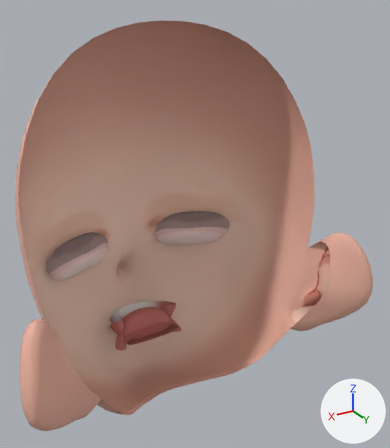
A saved change to the glTF model assets/face/face_X.glb.
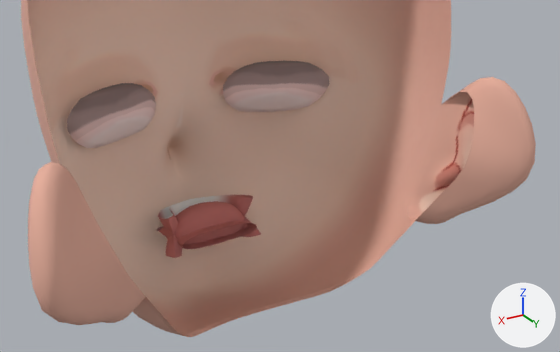
There are two pictures of each version: one whole from a 50 mm lens placed at (0.119, 0.194, 0.19), pointed at (-0.016, -0.032, 0.077), one close up from a 50 mm lens placed at (0.128, 0.208, 0.152), pointed at (-0.008, -0.018, 0.039). Every picture has the same lights, and +X, +Y and +Z are marked at lower right. The last two pictures show the newer version. Vertices at exactly the same position are counted once.

The scene before the commit, as lines of its bpy script (objects in view):
```python
me_part = bpy.data.meshes.new('part')
me_part.from_pydata(...)  # 3864 vertices, 7205 faces; spans x -0.092..0.092, y -0.104..0.028, z -0.037..0.178
# faces by material slot: [1696, 376, 19, 4232, 528, 74, 54, 226]
me_part.materials.append(mat_n00_000_00_facemouth_00_face__instance)
me_part.materials.append(mat_n00_000_00_eyeiris_00_eye__instance)  # picture img_image_1
me_part.materials.append(mat_n00_000_00_eyehighlight_00_eye__instance)  # picture img_image_2
me_part.materials.append(mat_n00_000_00_face_00_skin__instance)
me_part.materials.append(mat_n00_000_00_eyewhite_00_eye__instance)
me_part.materials.append(mat_n00_000_00_facebrow_00_face__instance)  # picture img_image_5
me_part.materials.append(mat_n00_000_00_faceeyelash_00_face__instance)  # picture img_image_6
me_part.materials.append(mat_n00_000_00_faceeyeline_00_face__instance)  # picture img_image_7
ob_part = bpy.data.objects.new('part', me_part)
ob_part.location = (0.0, 0.0, 0.0)
```
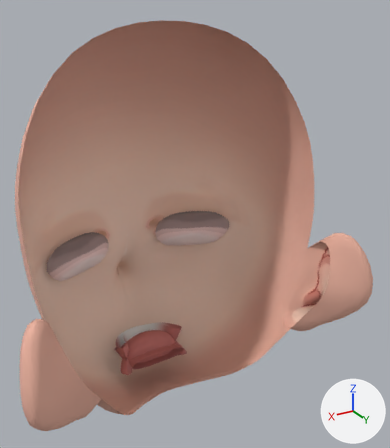
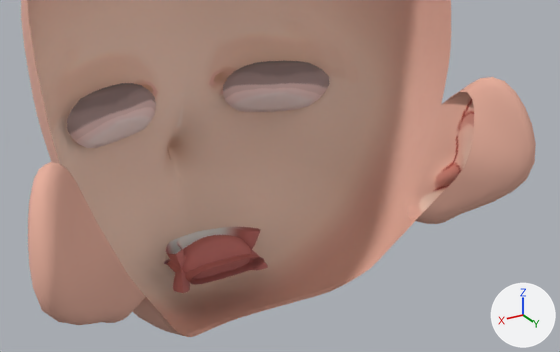
The newer file adds a shape key; the second version is drawn at full value of the shape key 'Fcl_MTH_Down' of 'part', and the change is written as the vertex moves it makes.

Patch to the scene script:
```diff
--- a/assets/face/face_X.glb.py
+++ b/assets/face/face_X.glb.py
@@ me_part @@
 me_part.from_pydata(...)  # 3864 vertices, 7205 faces; spans x -0.092..0.092, y -0.104..0.028, z -0.037..0.178
 # used by ob_part; location = (0.0, 0.0, 0.0)
+# me_part part 1: the loose piece of 213 vertices spanning x -0.022..0.022, y -0.088..-0.061, z -0.005..0.01 is moved by (0.0, 0.006, -0.014)
+# me_part part 2: the loose piece of 237 vertices spanning x -0.017..0.017, y -0.08..-0.052, z -0.009..0.004 is moved by (0.0, 0.006, -0.014)
+# me_part part 3: 781 of 3864 vertices moved; they spanned x -0.038..0.038, y -0.094..-0.055, z -0.029..0.011 and now span x -0.038..0.038, y -0.094..-0.049, z -0.03..0.01; mean shift (0.0, 0.005, -0.012); largest move (0.014, -0.072, -0.002) -> (0.015, -0.063, -0.015)
 me_part.materials.append(mat_n00_000_00_facemouth_00_face__instance)
```

Pixel boxes (x1, y1, x2, y2) of what changed, in the close-ups (560 x 352 px; the box of a moved part takes in the faces that stretch with it):
part 1 of me_part, moved or reshaped
    before: (158, 195, 253, 234)
    after: (166, 227, 260, 269)
part 2 of me_part, moved or reshaped
    before: (178, 221, 257, 249)
    after: (185, 254, 264, 285)
part 3 of me_part, moved or reshaped
    both: (112, 166, 297, 296)
